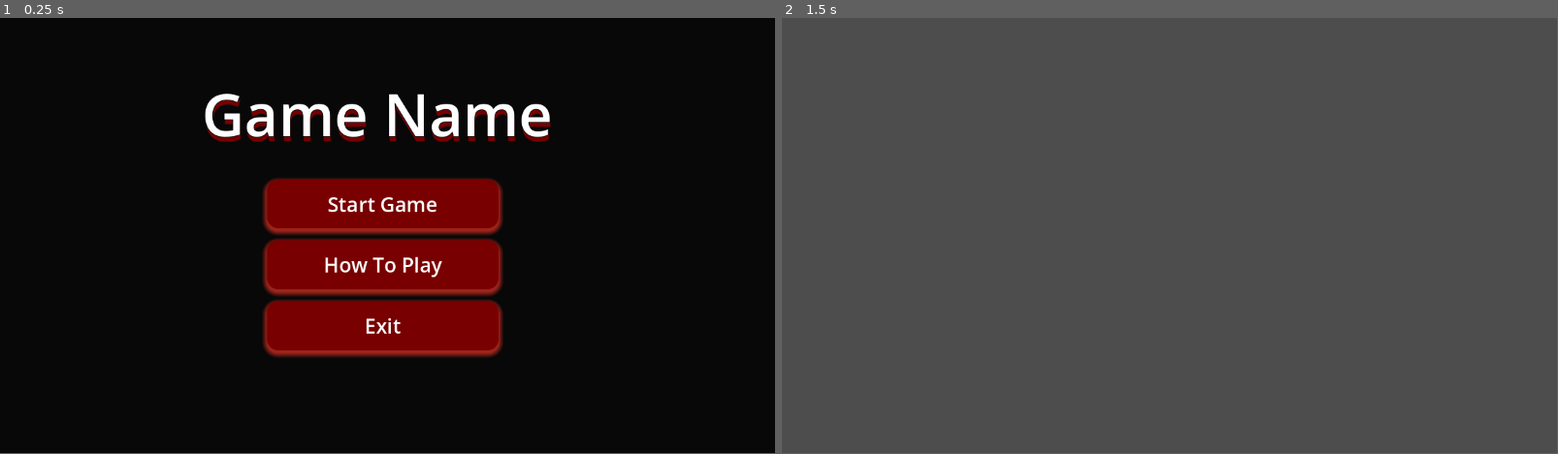
Above: before the commit, frames 1-2 (left to right).
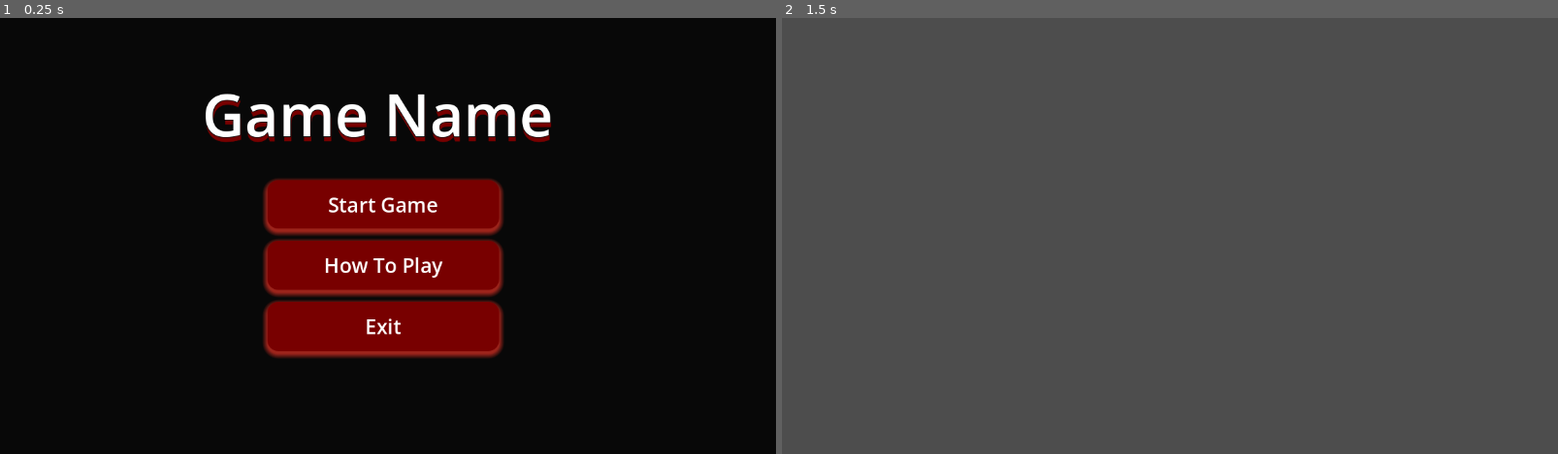
Above: after the commit, the same moments.

Repository: LukeKacprowski/Knight-Hacks-VIII-Project
Game: Godot game, scene res://Scenes/main.tscn
The game is run twice, just before and just after one commit, with the same random seed, the same clock (stepped at 60 frames per second) and the same inputs.
Inputs:
- Up to frame 1 (0.25 s): no input
- Up to frame 2 (1.5 s): click "Start Game" at 0.5 s; tap Enter at 1.25 s
The window is 799x449 before the commit and 800x450 after it. Grey fills any space a smaller window leaves; there, only what the larger window draws over its background counts as a difference.

The runs differ from the first frame. In frame 1, 1.4% of the frame differs, in the area x 26-71%, y 17-78%; in frame 2, only the window size differs.

Commit message:
Set texture filter and update window stretch settings
Added 'texture_filter = 1' to several UI nodes in how_to_play.tscn and main_menu.tscn for improved rendering. Updated project.godot to use viewport stretch mode and expand aspect for better display scaling.

Diff:
--- a/Scenes/how_to_play.tscn
+++ b/Scenes/how_to_play.tscn
@@ -64,6 +64,7 @@
 theme_override_styles/panel = SubResource("StyleBoxFlat_wpr6w")
 
 [node name="Title" type="Label" parent="."]
+texture_filter = 1
 layout_mode = 1
 anchors_preset = -1
 anchor_left = 0.49800003
--- a/Scenes/main_menu.tscn
+++ b/Scenes/main_menu.tscn
@@ -78,6 +78,7 @@
 theme_override_constants/separation = 18
 
 [node name="Start_Button" type="Button" parent="VBoxContainer"]
+texture_filter = 1
 layout_mode = 2
 size_flags_vertical = 3
 theme_override_colors/font_color = Color(1, 1, 1, 1)
@@ -92,6 +93,7 @@
 text = "Start Game"
 
 [node name="How_To_Play" type="Button" parent="VBoxContainer"]
+texture_filter = 1
 layout_mode = 2
 size_flags_vertical = 3
 theme_override_colors/font_color = Color(1, 1, 1, 1)
@@ -107,6 +109,7 @@
 autowrap_trim_flags = 0
 
 [node name="Button3" type="Button" parent="VBoxContainer"]
+texture_filter = 1
 layout_mode = 2
 size_flags_vertical = 3
 theme_override_colors/font_color = Color(1, 1, 1, 1)
@@ -121,6 +124,7 @@
 text = "Exit"
 
 [node name="Label" type="Label" parent="."]
+texture_filter = 1
 layout_mode = 1
 anchors_preset = 8
 anchor_left = 0.5
--- a/project.godot
+++ b/project.godot
@@ -18,3 +18,8 @@
 
 GameManager="*res://Scripts/managers/game_manager.gd"
 Music="*res://Scenes/music.tscn"
+
+[display]
+
+window/stretch/mode="viewport"
+window/stretch/aspect="expand"
